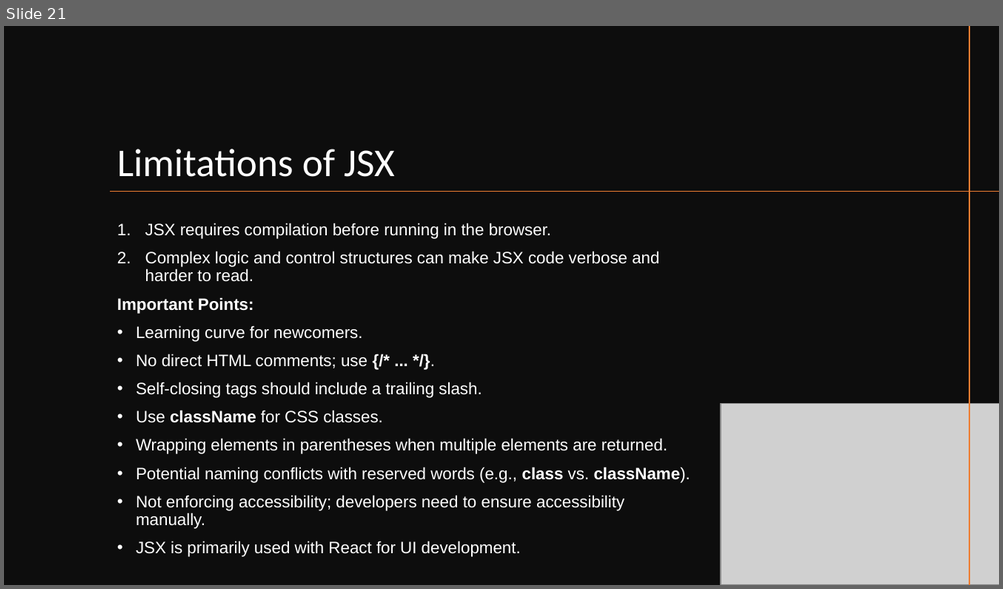
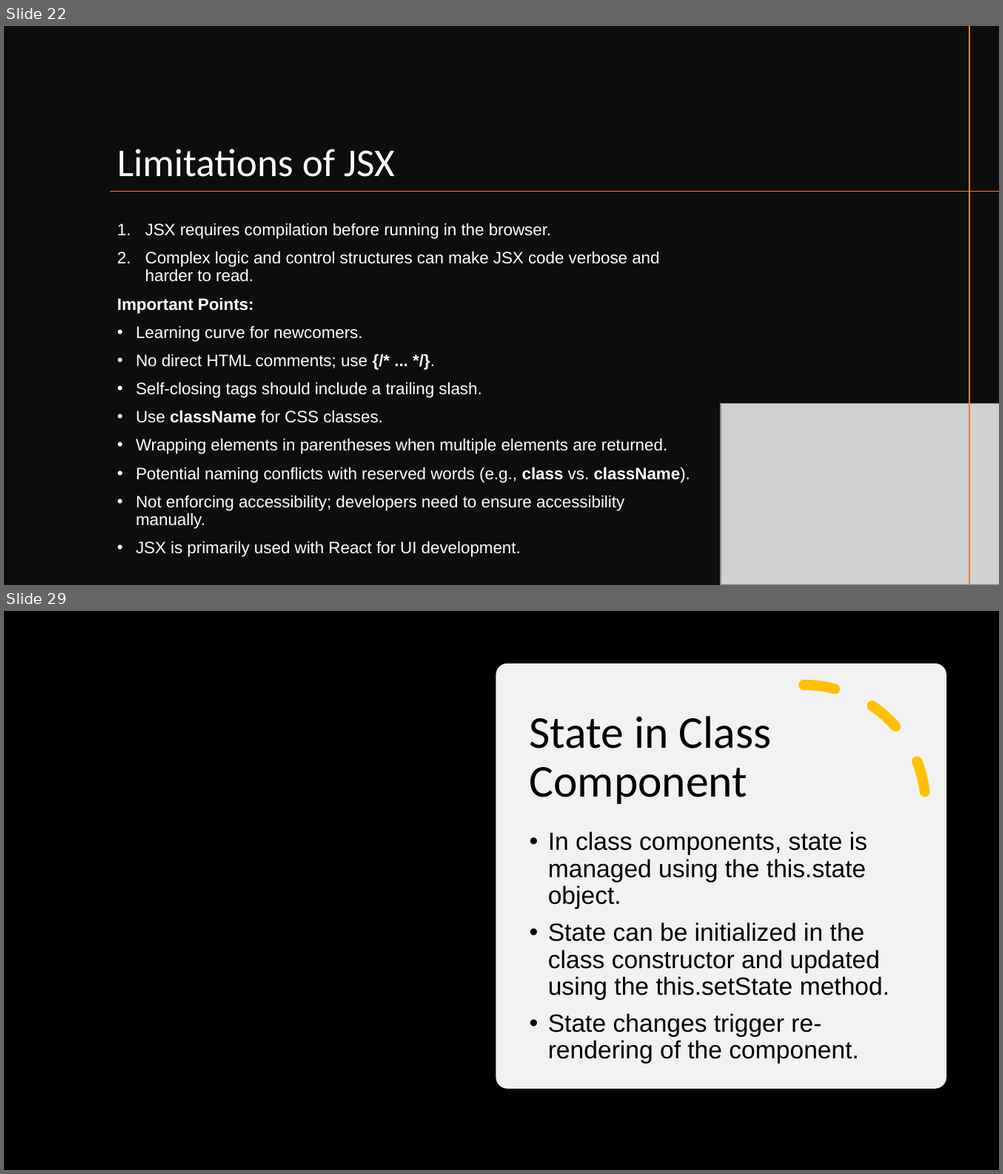
Before and after one commit to SivaPrasannaS/skg, a slide deck: react/study_materials/React.pptx. Shown one above the other, each under a label of ours: slide 21 before the commit, slides 22 and 29 after it; the slides between them are not shown. The pictures are 1003x589 and 1003x1174 pixels, drawn with LibreOffice and Linux fonts; fonts in the diff are those of the drawing; grey boxes stand for pictures; background and template pictures are left out. Boxes give left, top, right and bottom in pixels: in the first picture for what was removed or moved away, otherwise in the second. Text is boxed around its words. In the diff, an @@ line names an element or a change of style, - is before the commit and + after.

```diff
--- a/react/study_materials/React.pptx
+++ b/react/study_materials/React.pptx
@@ slide 29 added at [4,611,999,1170], background picture (left out) @@
@@ rectangle added at [4,611,999,1170], fill #000000 @@
@@ rounded rectangle added at [495,664,946,1088], fill #FFFFFF at 95% opacity @@
@@ arc (boxed as its full ellipse) added at [681,685,925,929], outline #FFC000 10 pt dashed @@
@@ title added at [529,716,771,804], 44 pt, text #000000 @@
+State in Class Component
@@ text added at [548,832,889,1064], 24 pt, text #000000 @@
+• In class components, state is managed using the this.state object.
+• State can be initialized in the class constructor and updated using the this.setState method.
+• State changes trigger re-rendering of the component.
@@ what was slide 21 is now slide 22 @@
```
Also in this commit, not shown: 6 slides changed, 8 other slides added, 4 other files.
